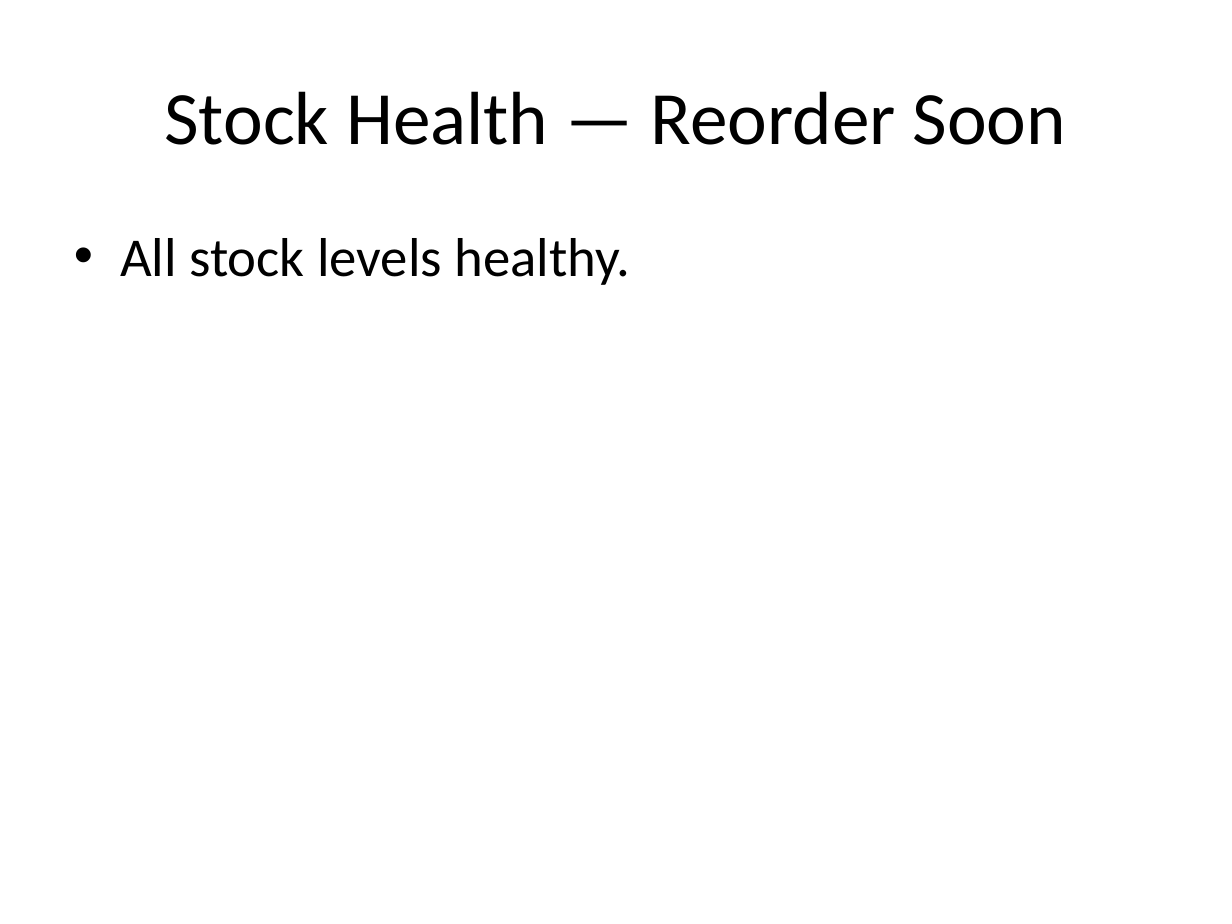
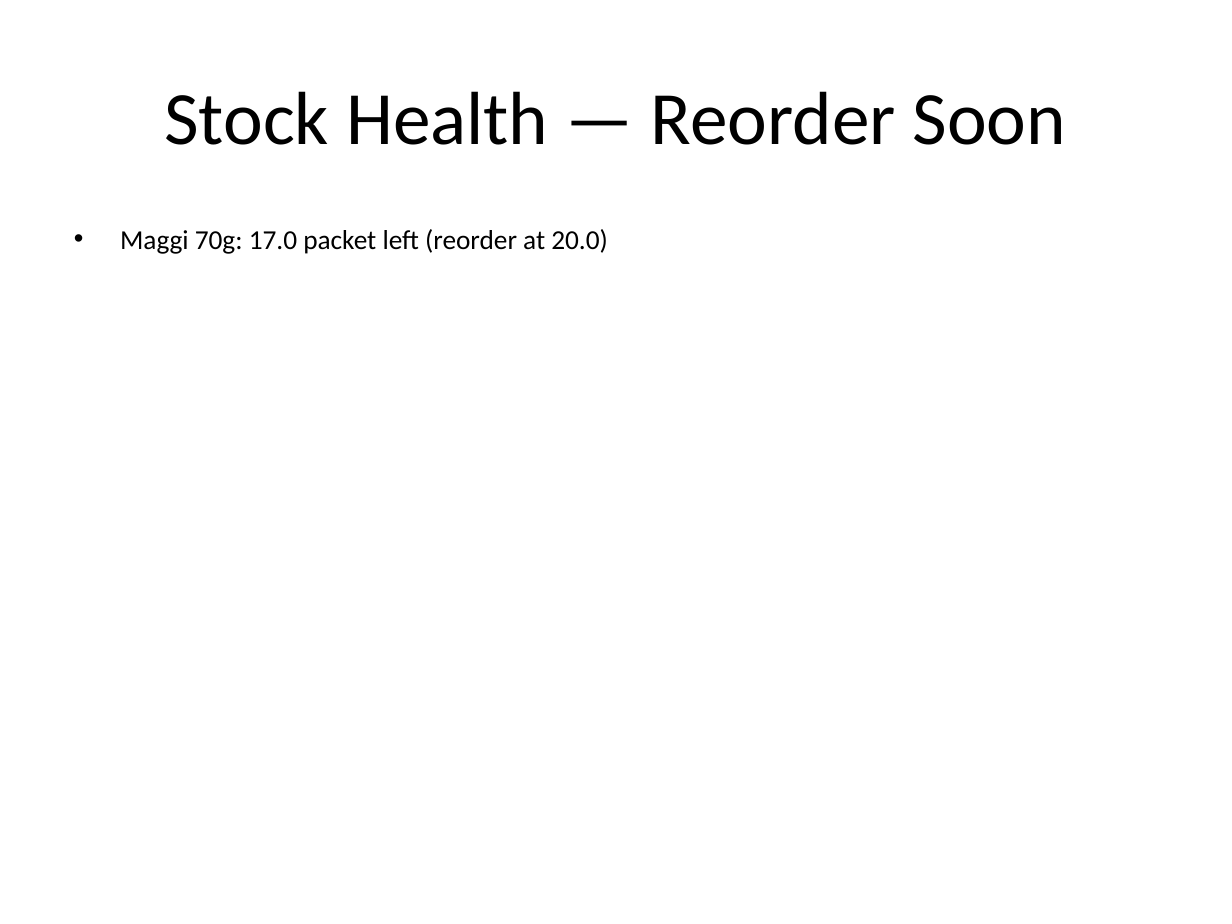
Before and after one commit to Tej1021/kirana-agent, a slide deck: slide 4 of artifacts/analysis_6205693800_today.pptx. Drawn at 1232x924 pixels with LibreOffice and Linux fonts; fonts in the diff are those of the drawing. Boxes give left, top, right and bottom in pixels: in the first picture for what was removed or moved away, otherwise in the second. Text is boxed around its words. In the diff, an @@ line names an element or a change of style, - is before the commit and + after.

```diff
--- a/artifacts/analysis_6205693800_today.pptx
+++ b/artifacts/analysis_6205693800_today.pptx
@@ text at (120,229,608,254): text changed; size 32 to 16 pt @@
-• All stock levels healthy.
+• Maggi 70g: 17.0 packet left (reorder at 20.0)
```
Also in this commit, not shown: 2 other slides changed, 7 other files.
